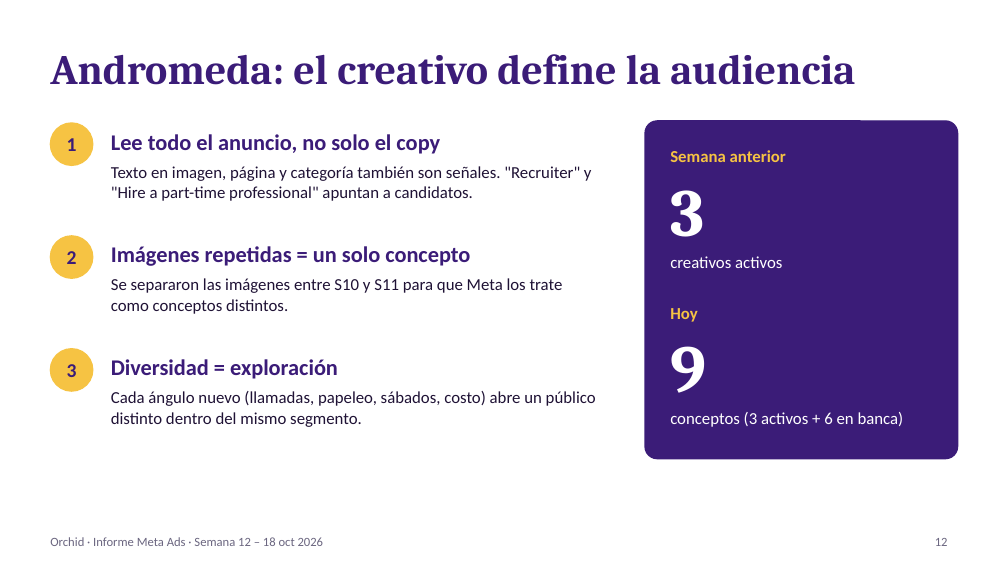
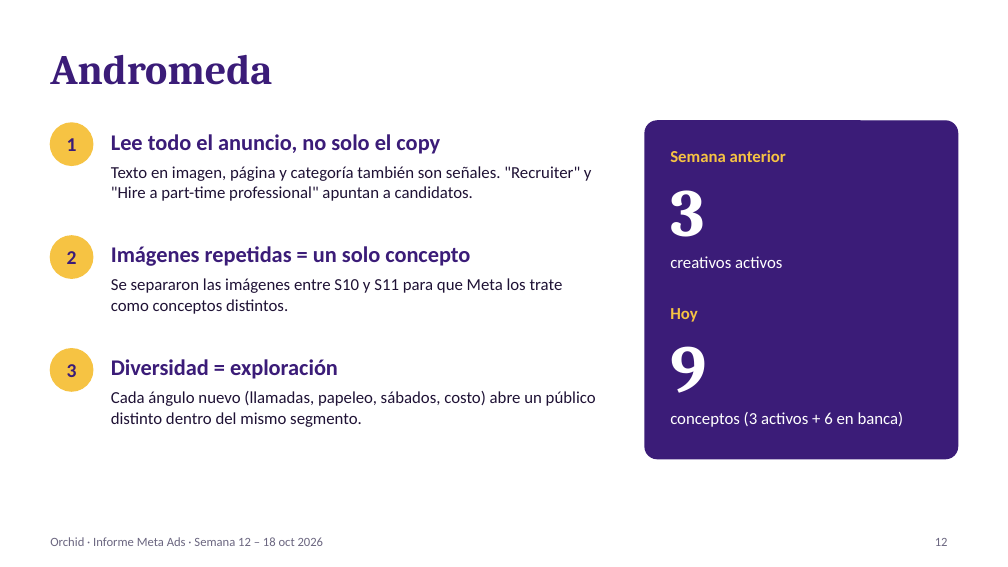
Before and after one commit to manlizard-sys/MetaADS2026, a slide deck: slide 12 of build/reports/informes/Informe_Meta_Ads_Orchid_2026-10-19.pptx. Drawn at 1008x567 pixels with LibreOffice and Linux fonts; fonts in the diff are those of the drawing. Boxes give left, top, right and bottom in pixels: in the first picture for what was removed or moved away, otherwise in the second. Text is boxed around its words. In the diff, an @@ line names an element or a change of style, - is before the commit and + after.

```diff
--- a/build/reports/informes/Informe_Meta_Ads_Orchid_2026-10-19.pptx
+++ b/build/reports/informes/Informe_Meta_Ads_Orchid_2026-10-19.pptx
@@ title at bbox=[50, 55, 272, 85]: text changed @@
-Andromeda: el creativo define la audiencia
+Andromeda
```
Also in this commit, not shown: 2 other slides changed, 2 other files.
